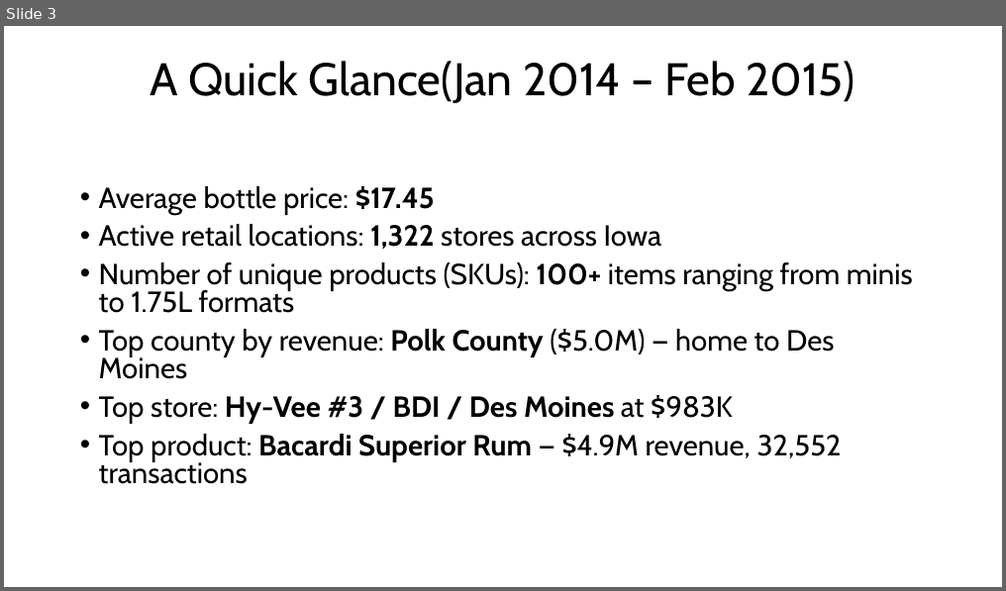
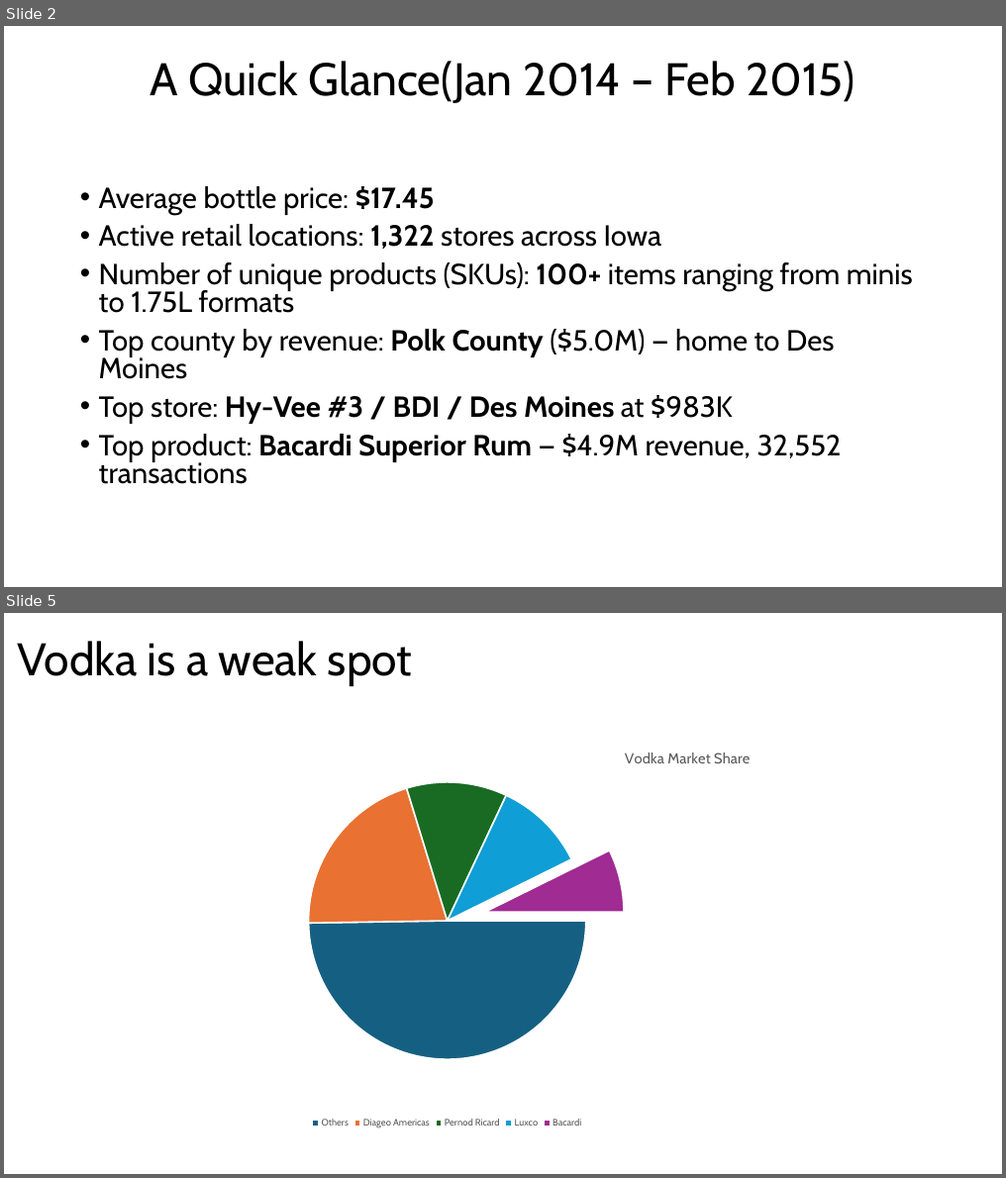
Before and after one commit to OKRR66/data-analytics, a slide deck: week-04/Bacardi_Analysis.odp. Shown one above the other, each under a label of ours: slide 3 before the commit, slides 2 and 5 after it; the slides between them are not shown. The pictures are 1006x591 and 1006x1178 pixels, drawn with LibreOffice and Linux fonts; fonts in the diff are those of the drawing. Boxes give left, top, right and bottom in pixels: in the first picture for what was removed or moved away, otherwise in the second. Text is boxed around its words. In the diff, an @@ line names an element or a change of style, - is before the commit and + after.

```diff
--- a/week-04/Bacardi_Analysis.odp
+++ b/week-04/Bacardi_Analysis.odp
@@ slide 5 added at [4,613,1002,1174], background #FFFFFF @@
@@ title added at [18,641,413,686], 44 pt, text #000000 @@
+Vodka is a weak spot
@@ pie chart added at [4,694,967,1133] @@
+title "Vodka Market Share"
+categories: Others, Diageo Americas, Pernod Ricard, Luxco, Bacardi
+Series 1: 50, 21, 12, 11, 7
@@ what was slide 3 is now slide 2 @@
```
Also in this commit, not shown: 1 slide changed, 8 other slides added, 1 slide removed, 15 other files.
